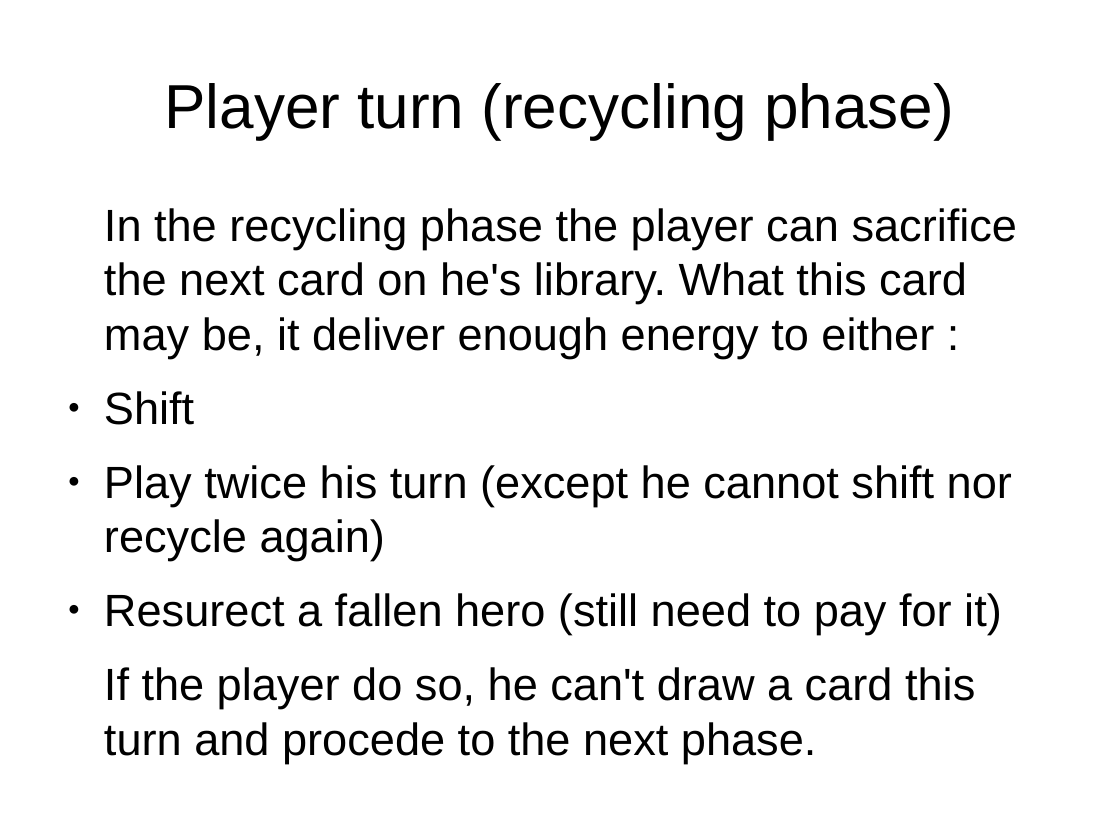
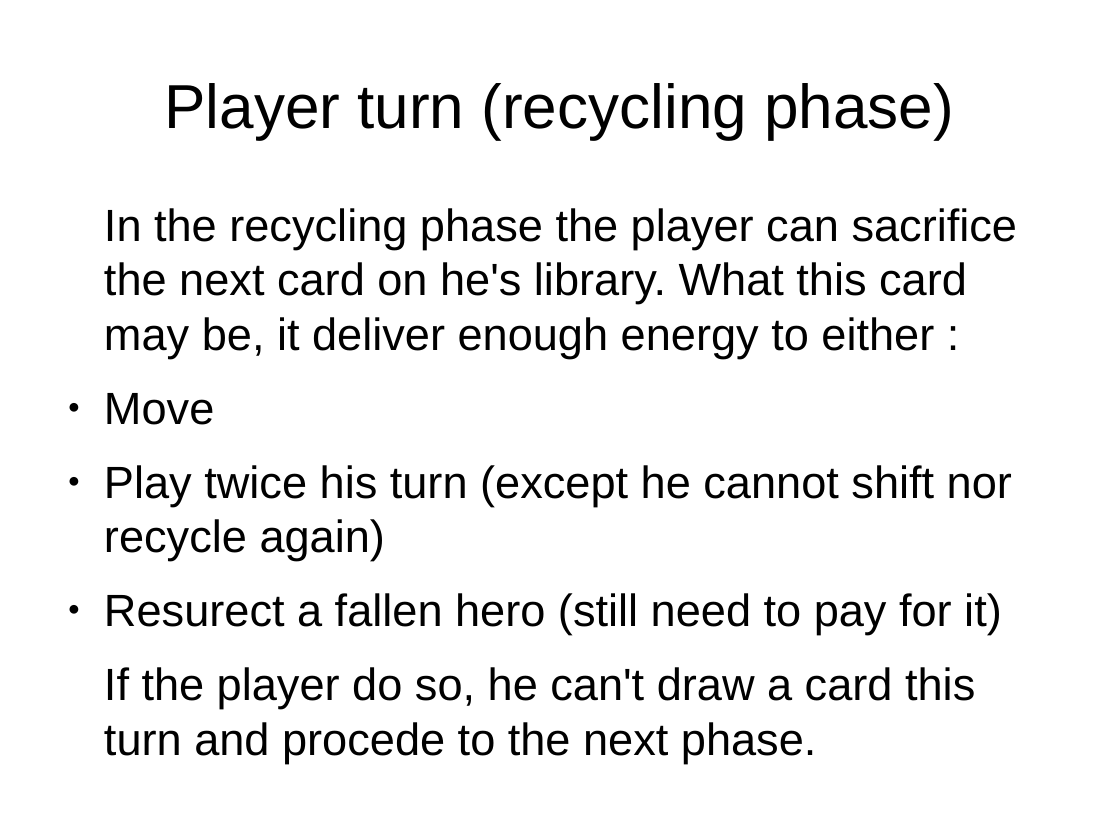
Before and after one commit to idolord/CryptDuel, a slide deck: slide 6 of documentation/player turn CDC - panda.odp (slide 5 before the commit). Drawn at 1120x840 pixels with LibreOffice and Linux fonts; fonts in the diff are those of the drawing. Boxes give left, top, right and bottom in pixels: in the first picture for what was removed or moved away, otherwise in the second. Text is boxed around its words. In the diff, an @@ line names an element or a change of style, - is before the commit and + after.

Commit message:
Yaho index.php / player turn CDC - panda

```diff
--- a/documentation/player turn CDC - panda.odp
+++ b/documentation/player turn CDC - panda.odp
@@ text at box(104, 393, 214, 425): text changed @@
-● Shift
+● Move
```
Also in this commit, not shown: 1 slide added, 1 other file.
